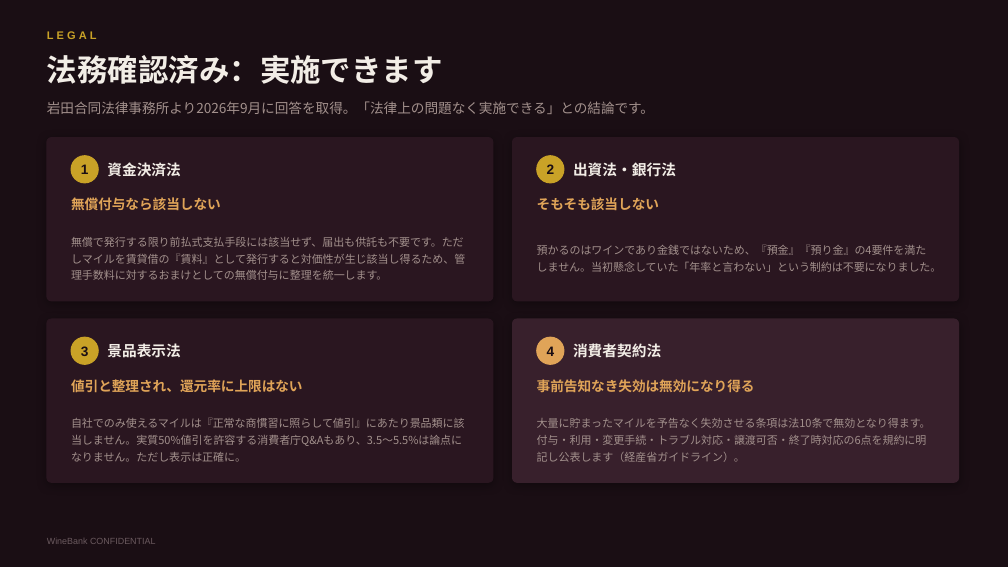
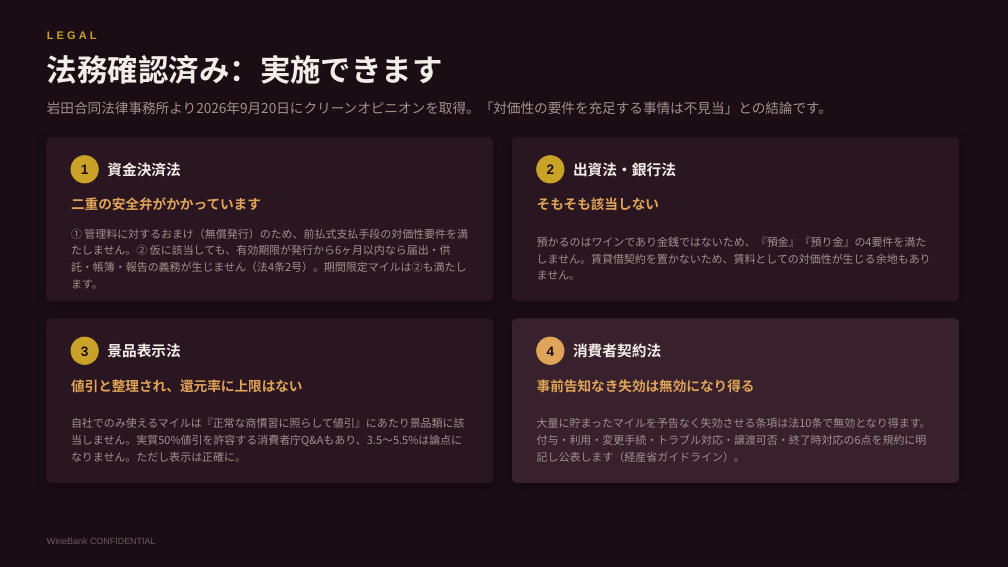
Before and after one commit to nakano-winebank/wine-auction, a slide deck: slide 23 of 提案資料/WineBank_ワインマイル経済圏構想.pptx. Drawn at 1008x567 pixels with LibreOffice and Linux fonts; fonts in the diff are those of the drawing. Boxes give left, top, right and bottom in pixels: in the first picture for what was removed or moved away, otherwise in the second. Text is boxed around its words. In the diff, an @@ line names an element or a change of style, - is before the commit and + after.

```diff
--- a/提案資料/WineBank_ワインマイル経済圏構想.pptx
+++ b/提案資料/WineBank_ワインマイル経済圏構想.pptx
@@ text at [47,101,832,114]: text changed @@
-岩田合同法律事務所より2026年9月に回答を取得。「法律上の問題なく実施できる」との結論です。
+岩田合同法律事務所より2026年9月20日にクリーンオピニオンを取得。「対価性の要件を充足する事情は不見当」との結論です。
@@ text at [71,197,261,210]: text changed @@
-無償付与なら該当しない
+二重の安全弁がかかっています
@@ text at [71,229,468,289]: text changed @@
-無償で発行する限り前払式支払手段には該当せず、届出も供託も不要です。ただしマイルを賃貸借の『賃料』として発行すると対価性が生じ該当し得るため、管理手数料に対するおまけとしての無償付与に整理を統一します。
+① 管理料に対するおまけ（無償発行）のため、前払式支払手段の対価性要件を満たしません。② 仮に該当しても、有効期限が発行から6ヶ月以内なら届出・供託・帳簿・報告の義務が生じません（法4条2号）。期間限定マイルは②も満たします。
@@ text at [537,237,931,280]: text changed @@
-預かるのはワインであり金銭ではないため、『預金』『預り金』の4要件を満たしません。当初懸念していた「年率と言わない」という制約は不要になりました。
+預かるのはワインであり金銭ではないため、『預金』『預り金』の4要件を満たしません。賃貸借契約を置かないため、賃料としての対価性が生じる余地もありません。
```
Also in this commit, not shown: 5 other slides changed, 4 other files.
